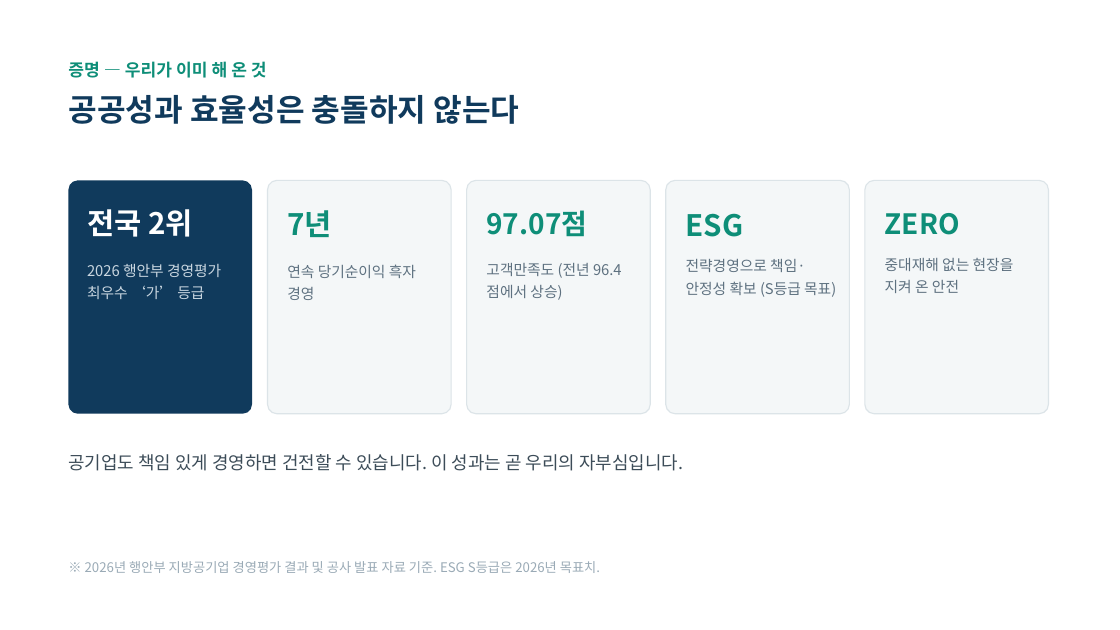
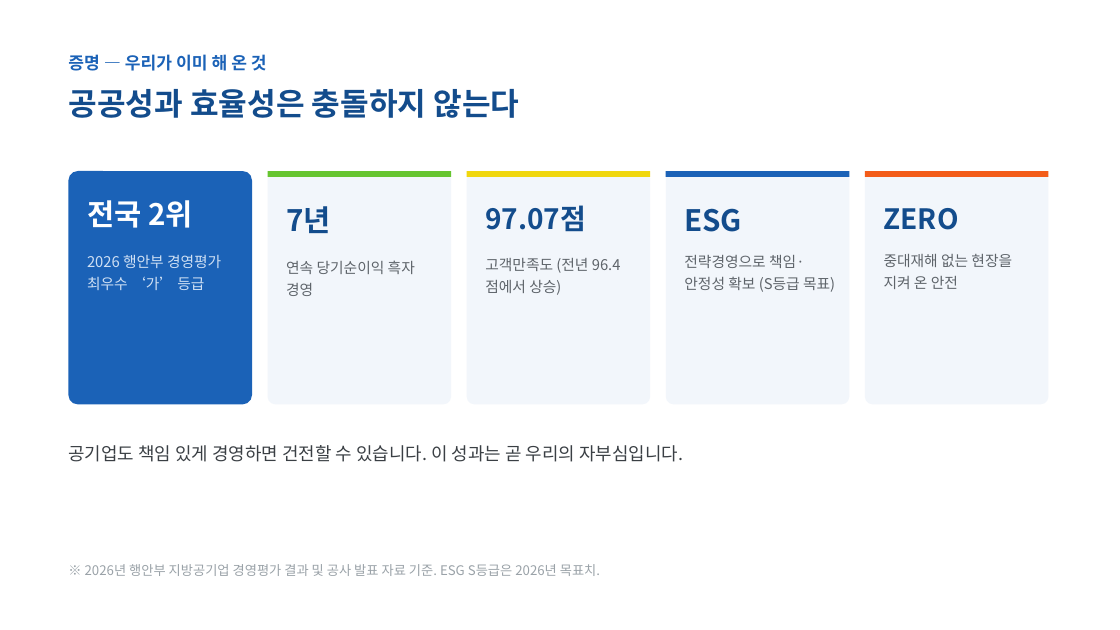
Before and after one commit to lbs6368-arch/my-project, a slide deck: slide 8 of 안산도시공사_직원워크샵_사장특강_발표자료_20261024.pptx. Drawn at 1120x630 pixels with LibreOffice and Linux fonts; fonts in the diff are those of the drawing. Boxes give left, top, right and bottom in pixels: in the first picture for what was removed or moved away, otherwise in the second. Text is boxed around its words. In the diff, an @@ line names an element or a change of style, - is before the commit and + after.

```diff
--- a/안산도시공사_직원워크샵_사장특강_발표자료_20261024.pptx
+++ b/안산도시공사_직원워크샵_사장특강_발표자료_20261024.pptx
@@ text "증명 — 우리가 이미 해 ..." at box(68, 54, 267, 71): text colour #0E8E78 to #1B62B7 @@
@@ text "공공성과 효율성은 충돌하지 않는다" at box(68, 89, 520, 118): text colour #103A5C to #134C8C @@
@@ rounded rectangle at box(68, 171, 252, 404): fill #103A5C to #1B62B7 @@
@@ line added from (268, 174) to (451, 174), #66C530 3.75 pt @@
@@ line added from (467, 174) to (651, 174), #F0D70E 3.75 pt @@
@@ 5 rounded rectangles, 3 texts: place and size @@
-5 rounded rectangles, 3 texts at box(68, 180, 1048, 471)
+5 rounded rectangles, 3 texts at box(68, 171, 1048, 462)
@@ fill #F4F7F8 to #F2F6FB; outline #DCE4E8 0.75 pt to none; proportions changed in 4 elements at box(268, 171, 451, 404), box(865, 171, 1048, 404), box(467, 171, 651, 404), box(665, 171, 849, 404) @@
@@ line added from (665, 174) to (849, 174), #1B62B7 3.75 pt @@
@@ line added from (865, 174) to (1048, 174), #F35C19 3.75 pt @@
@@ text colour #0E8E78 to #134C8C in 4 elements at box(286, 206, 331, 233), box(485, 205, 586, 232), box(684, 208, 742, 232), box(884, 208, 959, 230) @@
@@ text "2026 행안부 경영평가 최우수 ‘가’ ..." at box(87, 255, 221, 290): text colour #C9D6E0 to #CFE0F4 @@
@@ text colour #5E7180 to #5E646A in 4 elements at box(684, 255, 835, 292), box(286, 260, 415, 296), box(485, 258, 621, 295), box(884, 254, 1012, 289) @@
@@ text "공기업도 책임 있게 경영하면 건전할 ..." at box(68, 445, 683, 462): text colour #3C4C58 to #3A3F44 @@
@@ text "※ 2026년 행안부 지방공기업 경영평가 ..." at box(85, 564, 600, 576): text colour #9AAAB6 to #9AA2A8 @@
```
Also in this commit, not shown: 10 other slides changed.
